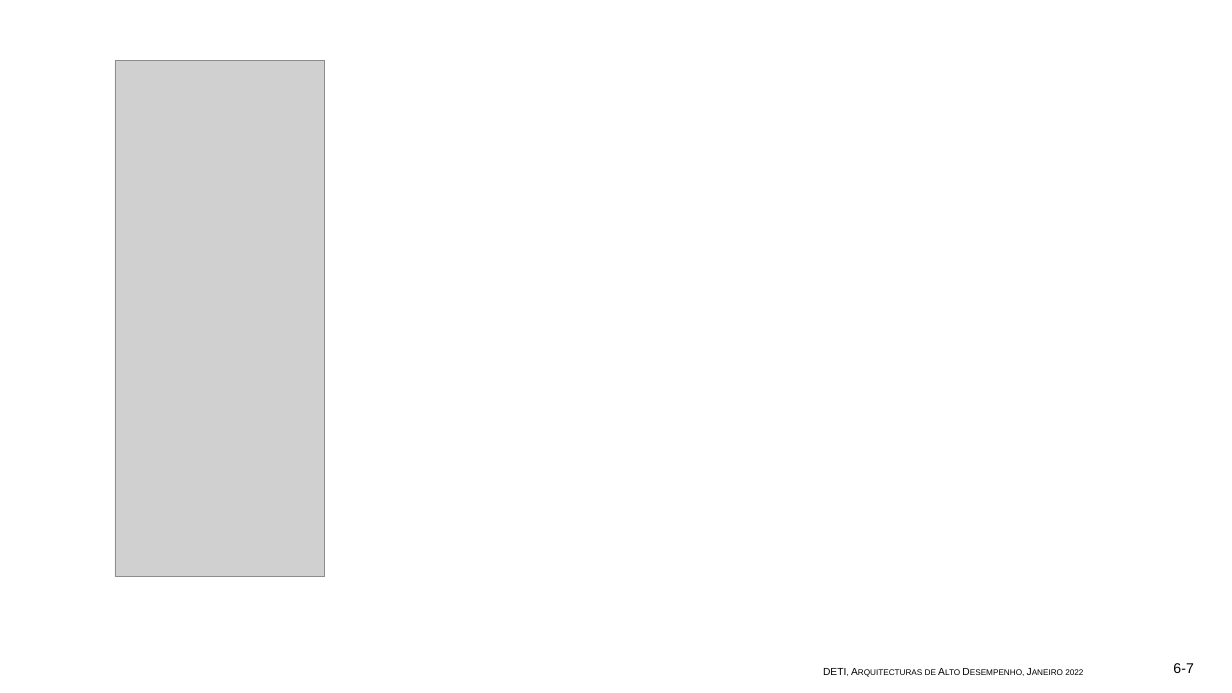
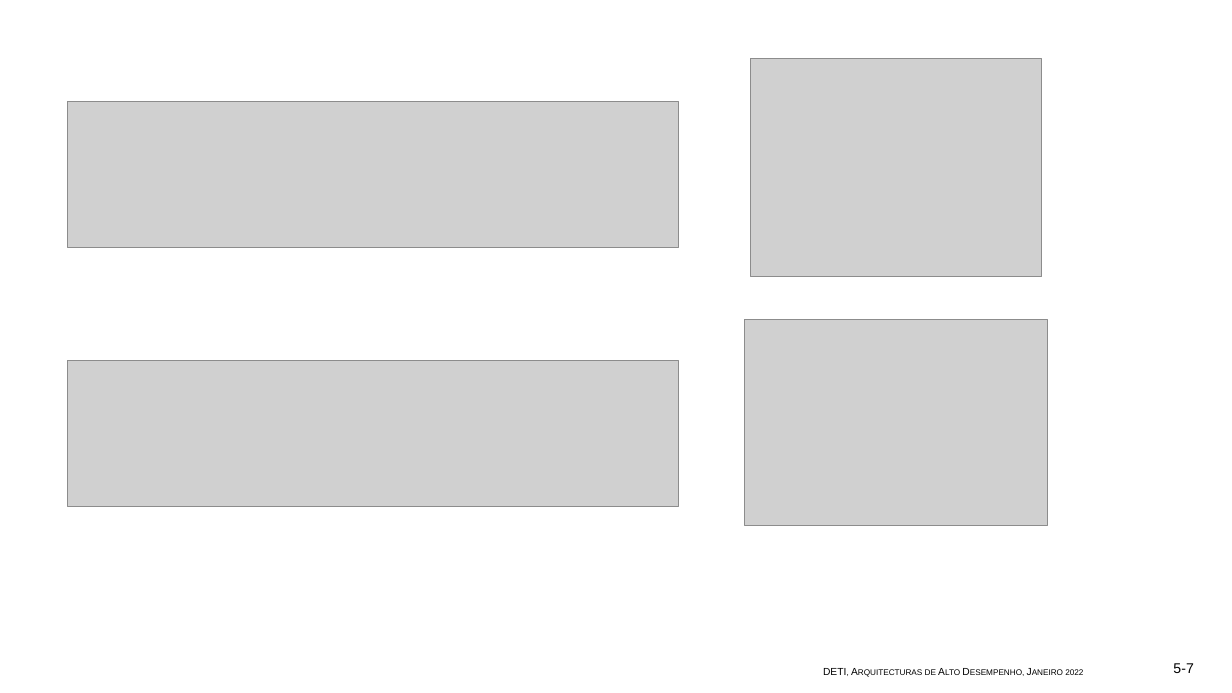
Before and after one commit to Pinto1088/AAD_2022, a slide deck: slide 5 of Assignment2/Apresentação1.pptx (slide 6 before the commit). Drawn at 1232x693 pixels with LibreOffice and Linux fonts; fonts in the diff are those of the drawing; grey boxes stand for pictures. Boxes give left, top, right and bottom in pixels: in the first picture for what was removed or moved away, otherwise in the second. Text is boxed around its words. In the diff, an @@ line names an element or a change of style, - is before the commit and + after.

```diff
--- a/Assignment2/Apresentação1.pptx
+++ b/Assignment2/Apresentação1.pptx
@@ picture added at (x1=750, y1=58, x2=1042, y2=276) @@
@@ picture removed at (x1=115, y1=60, x2=324, y2=577) @@
@@ picture added at (x1=67, y1=102, x2=678, y2=248) @@
@@ picture added at (x1=745, y1=320, x2=1048, y2=525) @@
@@ picture added at (x1=67, y1=360, x2=678, y2=506) @@
@@ page number at (x1=1173, y1=663, x2=1193, y2=673): text changed @@
-6-7
+5-7
```
Also in this commit, not shown: 3 other slides changed, 2 slides added, 1 slide removed.
